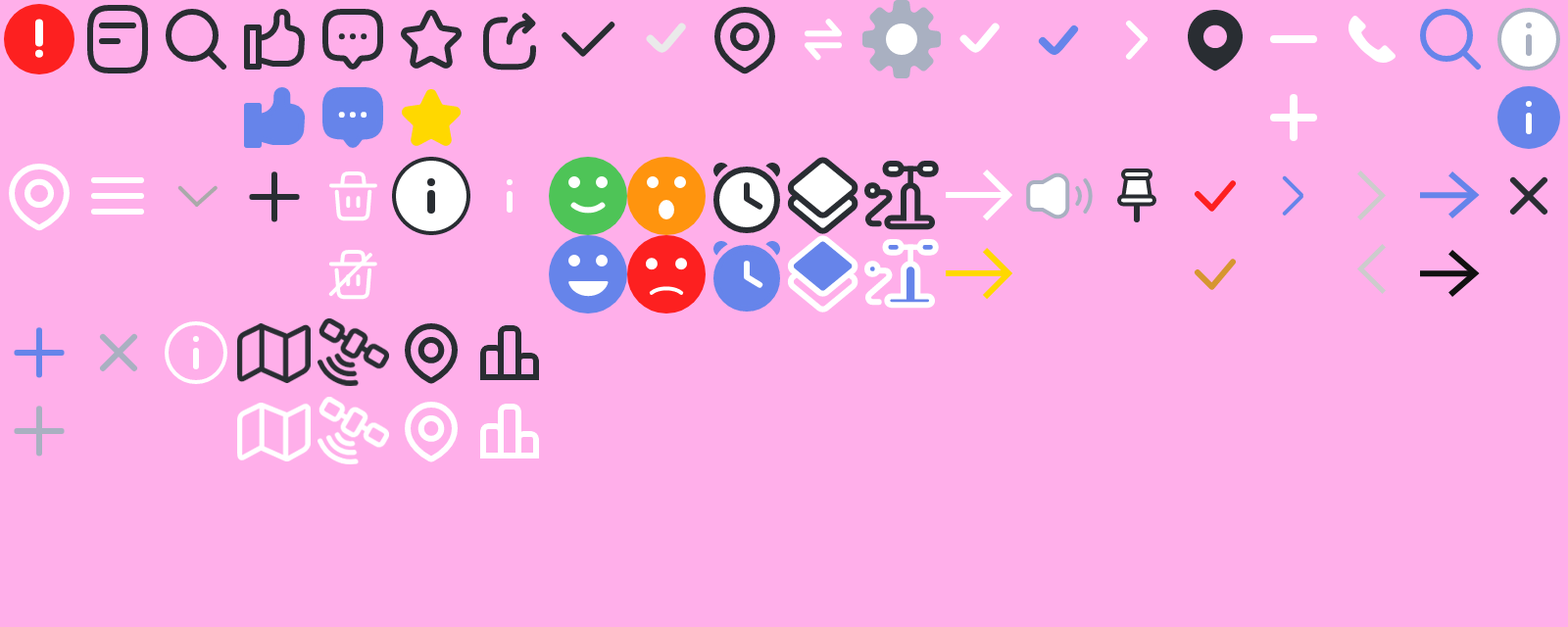
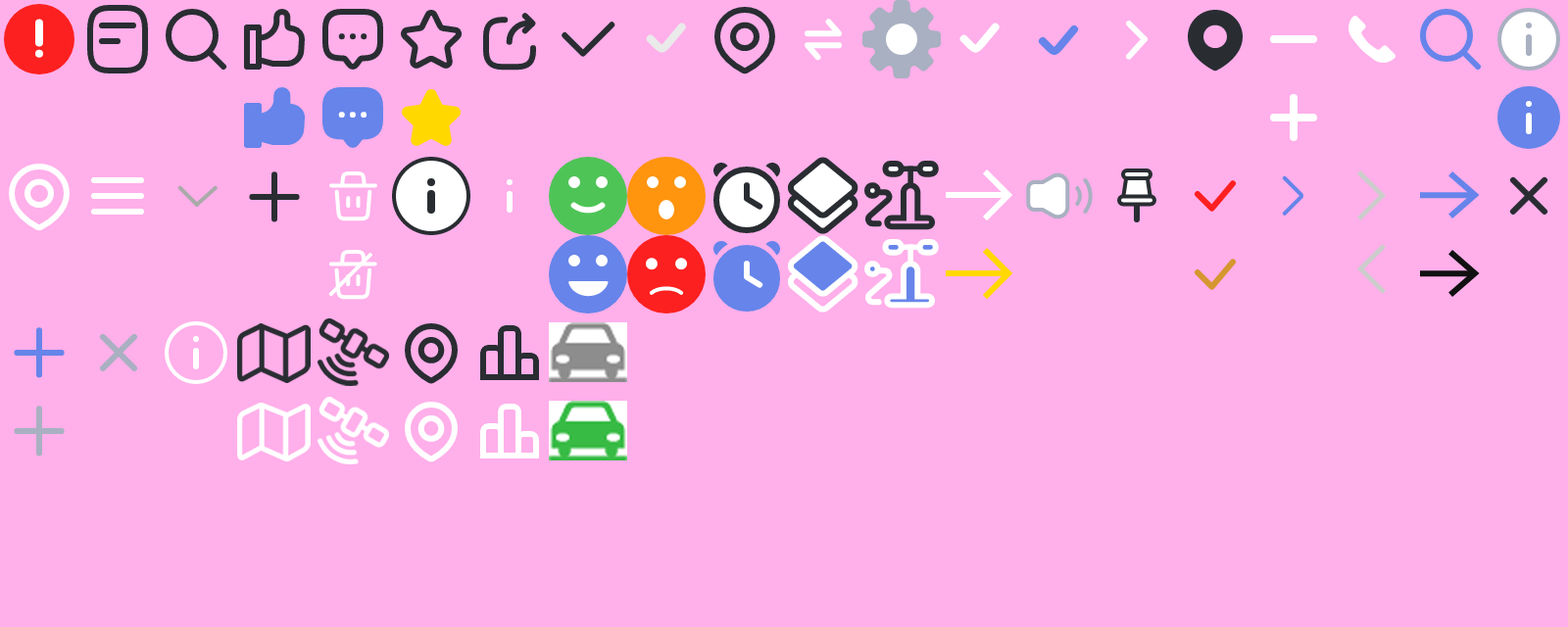
Comparing the layer stacks of the two 1568×627 images. Changes:
added layer "Layer 116" in group "세번쨰 줄" over [548, 322, 628, 383]
added layer "Layer 117" in group "세번쨰 줄" over [548, 400, 628, 461]
